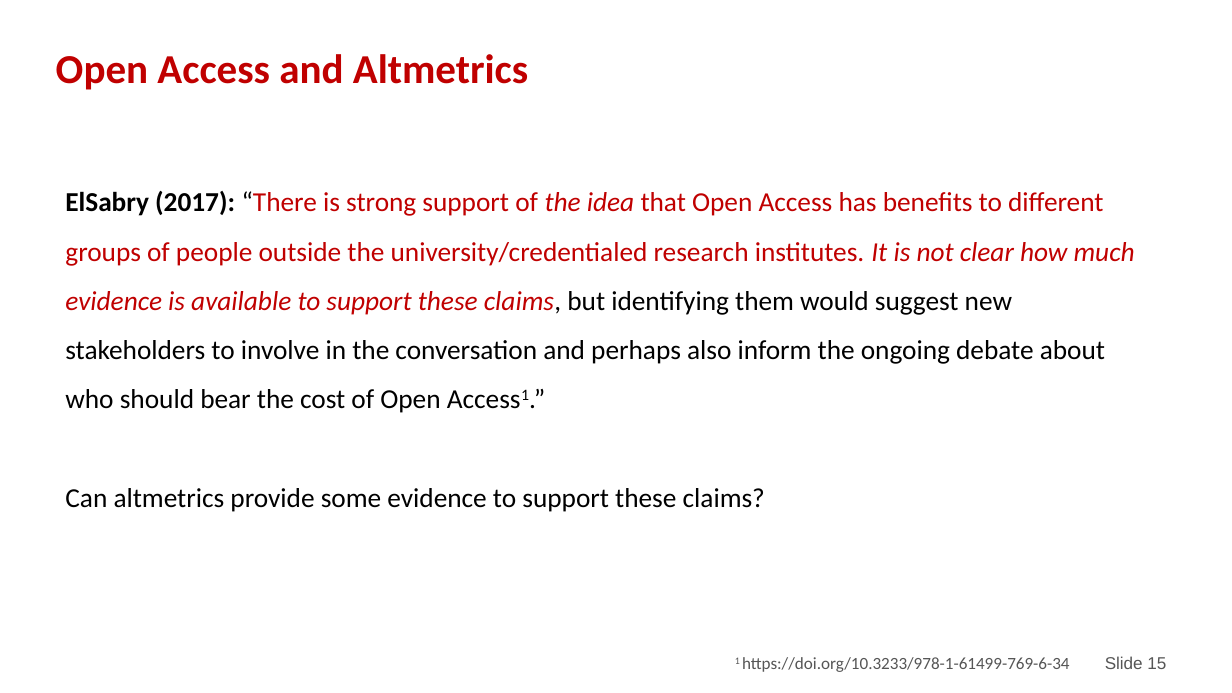
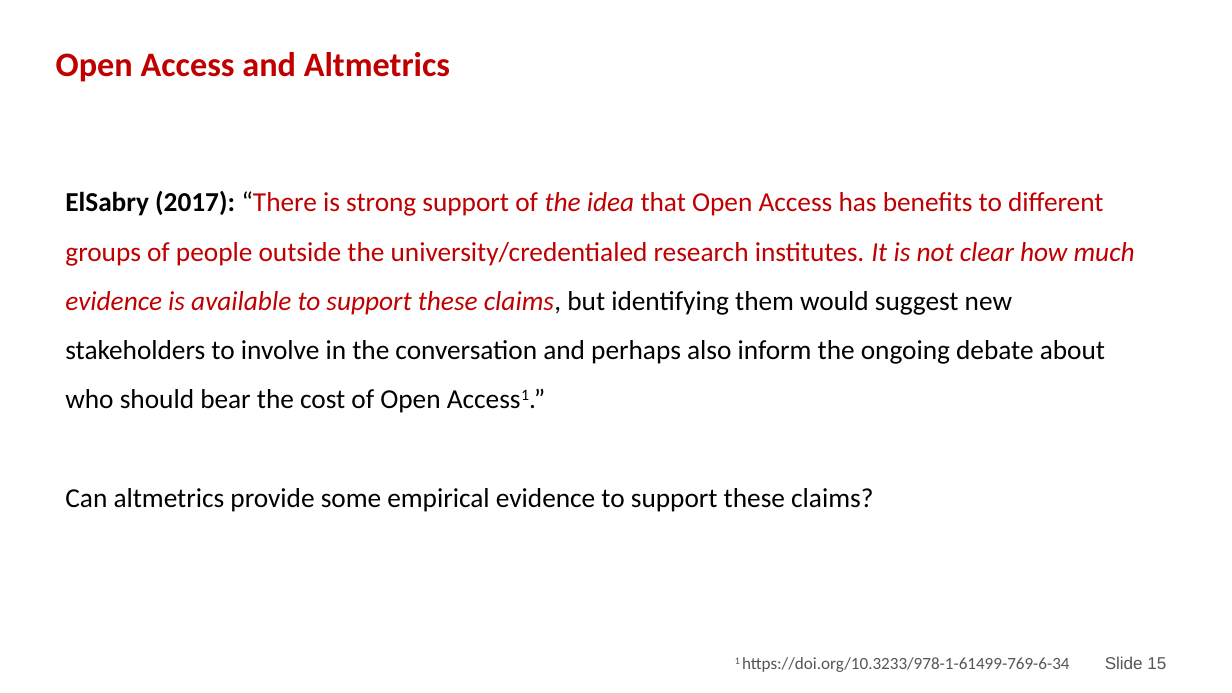
Before and after one commit to nicholasmfraser/oa_altmetrics_cwts, a slide deck: slide 15 of outputs/presentations/CWTS Seminar.pptx. Drawn at 1232x693 pixels with LibreOffice and Linux fonts; fonts in the diff are those of the drawing; background and template pictures are left out. Boxes give left, top, right and bottom in pixels: in the first picture for what was removed or moved away, otherwise in the second. Text is boxed around its words. In the diff, an @@ line names an element or a change of style, - is before the commit and + after.

```diff
--- a/outputs/presentations/CWTS Seminar.pptx
+++ b/outputs/presentations/CWTS Seminar.pptx
@@ text "Open Access and Altmetrics" at [56,52,450,82]: size 24 to 20 pt @@
@@ text at [65,488,873,512]: text changed @@
-Can altmetrics provide some evidence to support these claims?
+Can altmetrics provide some empirical evidence to support these claims?
```
Also in this commit, not shown: 27 other slides changed, 7 slides added, 6 slides removed, 1 other file.
